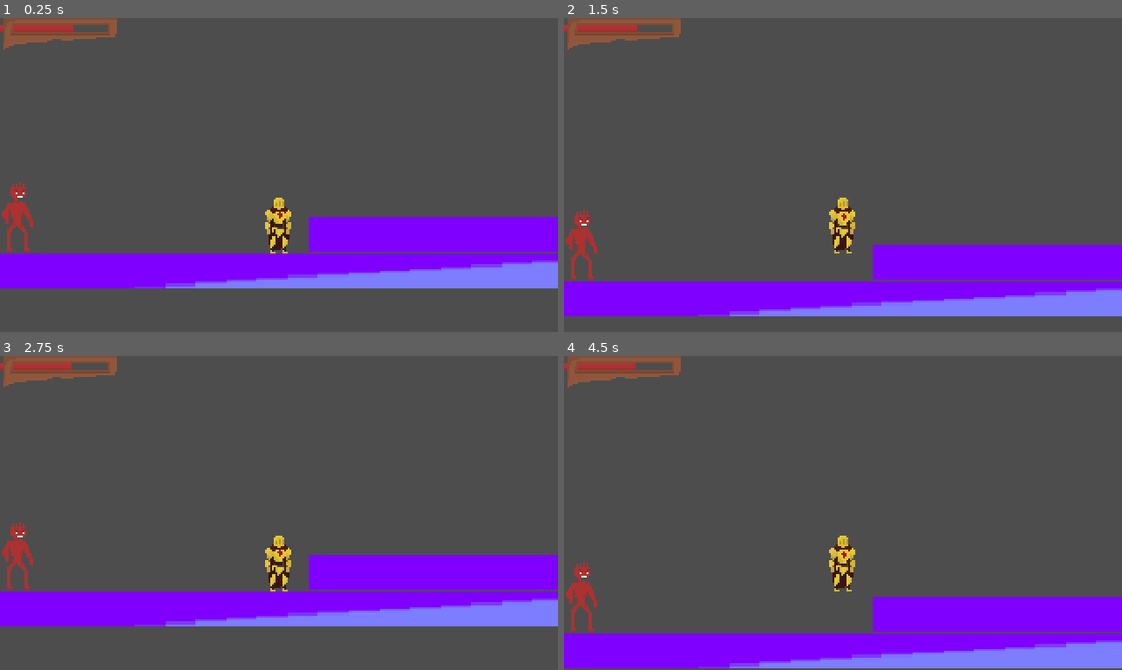
Above: before the commit, frames 1-4 (two rows, left to right).
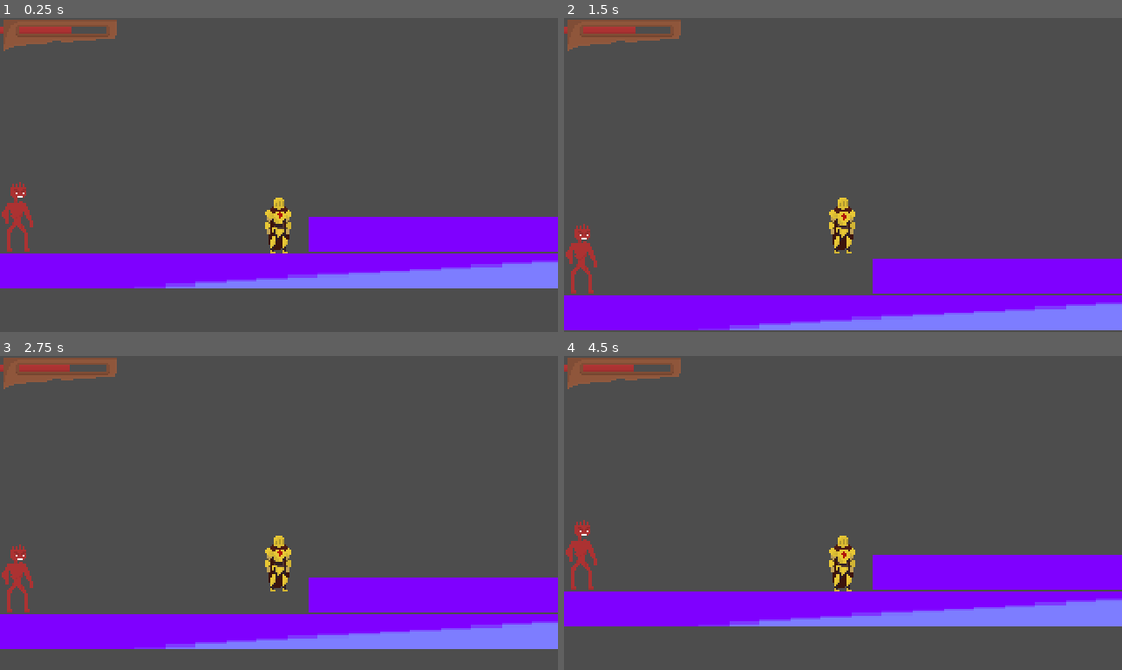
Above: after the commit, the same moments.

Repository: AyeAreEm/ostracised
Game: Godot game, scene res://scenes/node_2d.tscn
Two runs of this game, one before a commit and one after it. Both use one fixed random seed, a clock stepped at 60 frames per second and the inputs below.
Inputs:
- Up to frame 1 (0.25 s): no input
- Up to frame 2 (1.5 s): tap Enter (ui_accept) at 0.5 s; hold Enter (ui_accept) 0.53-1.28 s; hold Right (ui_right, bound only after the commit) from 0.53 s (still down); tap Space (jump, bound only after the commit) at 0.77, 0.8, 1.07, 1.35 s
- Up to frame 3 (2.75 s): tap Space (jump, bound only after the commit) at 1.52, 1.82, 2.3 s; tap Enter (ui_accept) at 1.55 s; release Right (ui_right, bound only after the commit) at 2.03 s; hold Left (ui_left, bound only after the commit) from 2.03 s (still down); tap K (dev_take_damage) at 2.1 s
- Up to frame 4 (4.5 s): release Left (ui_left, bound only after the commit) at 2.78 s; hold Right (ui_right, bound only after the commit) 2.78-4.28 s; tap Shift (sprint) at 2.85 s; tap Space (jump, bound only after the commit) at 3.02, 3.32, 3.77, 3.8, 4.07 s; tap Enter (ui_accept) at 3.05, 4.35 s; hold Enter (ui_accept) 3.53-4.28 s; hold Left (ui_left, bound only after the commit) from 4.28 s (still down)

The runs differ from the first frame. In frame 1, 0.5% of the frame differs, in the area x 0-21%, y 0-11%; in frame 2, 13%; in frame 3, 19%; in frame 4, 28%, in the area x 0-100%, y 0-100%.

Commit message:
fix health bar when 0 hp, change input maps

Diff:
--- a/enemies/placeholder/Enemy_Placeholder.gd
+++ b/enemies/placeholder/Enemy_Placeholder.gd
@@ -5,4 +5,3 @@
 func _ready():
 	$EnemySprite/AnimationPlayer.play("enemy_idle")
 	player_stats.take_damage(20)
-	print("this is damage done: ", 20)
--- a/player/player.gd
+++ b/player/player.gd
@@ -20,7 +20,7 @@
 
 func handle_damage(damage):
 	print("this is the remaining health: ", player_stats.health)
-	$Camera2D/HealthBar.offset.x -= damage
+	$Camera2D/HealthBar.position.x -= damage
 
 func handle_death():
 	print("you died")
@@ -37,6 +37,10 @@
 	# THIS SHOULD BE REMOVED BEFORE FINAL BUILD
 	dev_testing()
 
+	# this quits the game, will change to be the menu
+	if Input.is_action_just_pressed("menu"):
+		get_tree().quit()
+
 	if Input.is_action_just_pressed("sprint") and is_on_floor():
 		CURRENT_SPEED = RUN_SPEED
 		handle_roll()
@@ -46,16 +50,12 @@
 	else:
 		CURRENT_SPEED = WALK_SPEED
 
-	# this quits the game, will change to be the menu
-	if Input.is_action_just_pressed("quit"):
-		get_tree().quit()
-
 	# Handle jump
-	if Input.is_action_just_pressed("ui_accept") and is_on_floor():
+	if Input.is_action_just_pressed("jump") and is_on_floor():
 		velocity.y = JUMP_VELOCITY
 
 	# -1 means left, 1 means right
-	var direction = Input.get_axis("ui_left", "ui_right")
+	var direction = Input.get_axis("left", "right")
 	if direction:
 		if direction == -1:
 			$AnimationSpriteSheet.flip_h = true
--- a/player/player.tscn
+++ b/player/player.tscn
@@ -3,8 +3,8 @@
 [ext_resource type="Script" path="res://player/player.gd" id="1_xcupb"]
 [ext_resource type="Texture2D" uid="uid://ca08bcbd7l61v" path="res://assets/kinsguard_player_roll_and_idle.png" id="2_k00mt"]
 [ext_resource type="Resource" uid="uid://e0jeabm8fv5e" path="res://player/player_stats.tres" id="2_t6gjy"]
-[ext_resource type="Texture2D" uid="uid://5l30g43e8ecm" path="res://assets/health border.png" id="4_bna6f"]
-[ext_resource type="Texture2D" uid="uid://b53pg4f61xkm5" path="res://assets/health bar.png" id="4_yt4wm"]
+[ext_resource type="Texture2D" uid="uid://bcar5u04lqvv6" path="res://assets/test_health_bar.png" id="4_c7xua"]
+[ext_resource type="Texture2D" uid="uid://c0f5n1vaik7gq" path="res://assets/test_health_border.png" id="5_woimo"]
 
 [sub_resource type="CapsuleShape2D" id="CapsuleShape2D_hcxbh"]
 
@@ -88,11 +88,11 @@
 position = Vector2(0, -30)
 
 [node name="HealthBar" type="Sprite2D" parent="CharacterBody2D/Camera2D"]
-position = Vector2(-126, -80)
-texture = ExtResource("4_yt4wm")
+position = Vector2(-117, -75)
+texture = ExtResource("4_c7xua")
 
 [node name="HealthBorder" type="Sprite2D" parent="CharacterBody2D/Camera2D"]
-position = Vector2(-126, -80)
-texture = ExtResource("4_bna6f")
+position = Vector2(-126, -79)
+texture = ExtResource("5_woimo")
 
 [connection signal="animation_finished" from="CharacterBody2D/AnimationSpriteSheet/AnimationPlayer" to="CharacterBody2D" method="_on_animation_player_animation_finished"]
--- a/project.godot
+++ b/project.godot
@@ -32,41 +32,42 @@
 
 ui_left={
 "deadzone": 0.5,
-"events": [Object(InputEventKey,"resource_local_to_scene":fa …(119 unchanged characters)… ressed":false,"pressed":false,"keycode":65,"physical_keycode":0,"key_label":0,"unicode":97,"echo":false,"script":null)
+"events": [Object(InputEventKey,"resource_local_to_scene":fa …(119 unchanged characters)… ressed":false,"pressed":false,"keycode":4194319,"physical_keycode":0,"key_label":0,"unicode":0,"echo":false,"script":null)
 , Object(InputEventJoypadButton,"resource_local_to_scene":false,"resource_name":"","device":0,"button_index":13,"pressure":0.0,"pressed":false,"script":null)
 , Object(InputEventJoypadMotion,"resource_local_to_scene":false,"resource_name":"","device":0,"axis":0,"axis_value":-1.0,"script":null)
 ]
 }
 ui_right={
 "deadzone": 0.5,
-"events": [Object(InputEventKey,"resource_local_to_scene":fa …(119 unchanged characters)… ressed":false,"pressed":false,"keycode":68,"physical_keycode":0,"key_label":0,"unicode":100,"echo":false,"script":null)
+"events": [Object(InputEventKey,"resource_local_to_scene":fa …(119 unchanged characters)… ressed":false,"pressed":false,"keycode":4194321,"physical_keycode":0,"key_label":0,"unicode":0,"echo":false,"script":null)
 , Object(InputEventJoypadButton,"resource_local_to_scene":false,"resource_name":"","device":0,"button_index":14,"pressure":0.0,"pressed":false,"script":null)
 , Object(InputEventJoypadMotion,"resource_local_to_scene":false,"resource_name":"","device":0,"axis":0,"axis_value":1.0,"script":null)
 ]
 }
 ui_up={
 "deadzone": 0.5,
-"events": [Object(InputEventKey,"resource_local_to_scene":fa …(119 unchanged characters)… ressed":false,"pressed":false,"keycode":87,"physical_keycode":0,"key_label":0,"unicode":119,"echo":false,"script":null)
+"events": [Object(InputEventKey,"resource_local_to_scene":fa …(119 unchanged characters)… ressed":false,"pressed":false,"keycode":4194320,"physical_keycode":0,"key_label":0,"unicode":0,"echo":false,"script":null)
 , Object(InputEventJoypadButton,"resource_local_to_scene":false,"resource_name":"","device":0,"button_index":11,"pressure":0.0,"pressed":false,"script":null)
 , Object(InputEventJoypadMotion,"resource_local_to_scene":false,"resource_name":"","device":0,"axis":1,"axis_value":-1.0,"script":null)
 ]
 }
 ui_down={
 "deadzone": 0.5,
-"events": [Object(InputEventKey,"resource_local_to_scene":fa …(119 unchanged characters)… ressed":false,"pressed":false,"keycode":83,"physical_keycode":0,"key_label":0,"unicode":115,"echo":false,"script":null)
+"events": [Object(InputEventKey,"resource_local_to_scene":fa …(119 unchanged characters)… ressed":false,"pressed":false,"keycode":4194322,"physical_keycode":0,"key_label":0,"unicode":0,"echo":false,"script":null)
 , Object(InputEventJoypadButton,"resource_local_to_scene":false,"resource_name":"","device":0,"button_index":12,"pressure":0.0,"pressed":false,"script":null)
 , Object(InputEventJoypadMotion,"resource_local_to_scene":false,"resource_name":"","device":0,"axis":1,"axis_value":1.0,"script":null)
 ]
 }
-quit={
+menu={
 "deadzone": 0.5,
 "events": [Object(InputEventKey,"resource_local_to_scene":false,"resource_name":"","device":-1,"window_id":0,"alt_press …(182 unchanged characters)…
+, Object(InputEventJoypadButton,"resource_local_to_scene":false,"resource_name":"","device":-1,"button_index":6,"pressure":0.0,"pressed":true,"script":null)
 ]
 }
 sprint={
 "deadzone": 0.5,
 "events": [Object(InputEventKey,"resource_local_to_scene":false,"resource_name":"","device":-1,"window_id":0,"alt_press …(182 unchanged characters)…
-, Object(InputEventJoypadButton,"resource_local_to_scene":false,"resource_name":"","device":-1,"button_index":7,"pressure":0.0,"pressed":false,"script":null)
+, Object(InputEventJoypadButton,"resource_local_to_scene":false,"resource_name":"","device":-1,"button_index":1,"pressure":0.0,"pressed":false,"script":null)
 ]
 }
 dev_take_damage={
@@ -74,6 +75,36 @@
 "events": [Object(InputEventKey,"resource_local_to_scene":false,"resource_name":"","device":-1,"window_id":0,"alt_pressed":false,"shift_pressed":false,"ctrl_pressed":false,"meta_pressed":false,"pressed":false,"keycode":0,"physical_keycode":75,"key_label":0,"unicode":107,"echo":false,"script":null)
 ]
 }
+left={
+"deadzone": 0.5,
+"events": [Object(InputEventKey,"resource_local_to_scene":false,"resource_name":"","device":-1,"window_id":0,"alt_pressed":false,"shift_pressed":false,"ctrl_pressed":false,"meta_pressed":false,"pressed":false,"keycode":0,"physical_keycode":65,"key_label":0,"unicode":97,"echo":false,"script":null)
+, Object(InputEventJoypadMotion,"resource_local_to_scene":false,"resource_name":"","device":-1,"axis":0,"axis_value":-1.0,"script":null)
+]
+}
+right={
+"deadzone": 0.5,
+"events": [Object(InputEventKey,"resource_local_to_scene":false,"resource_name":"","device":-1,"window_id":0,"alt_pressed":false,"shift_pressed":false,"ctrl_pressed":false,"meta_pressed":false,"pressed":false,"keycode":0,"physical_keycode":68,"key_label":0,"unicode":100,"echo":false,"script":null)
+, Object(InputEventJoypadMotion,"resource_local_to_scene":false,"resource_name":"","device":-1,"axis":0,"axis_value":1.0,"script":null)
+]
+}
+up={
+"deadzone": 0.5,
+"events": [Object(InputEventKey,"resource_local_to_scene":false,"resource_name":"","device":-1,"window_id":0,"alt_pressed":false,"shift_pressed":false,"ctrl_pressed":false,"meta_pressed":false,"pressed":false,"keycode":0,"physical_keycode":87,"key_label":0,"unicode":119,"echo":false,"script":null)
+, Object(InputEventJoypadMotion,"resource_local_to_scene":false,"resource_name":"","device":-1,"axis":1,"axis_value":-1.0,"script":null)
+]
+}
+down={
+"deadzone": 0.5,
+"events": [Object(InputEventKey,"resource_local_to_scene":false,"resource_name":"","device":-1,"window_id":0,"alt_pressed":false,"shift_pressed":false,"ctrl_pressed":false,"meta_pressed":false,"pressed":false,"keycode":0,"physical_keycode":83,"key_label":0,"unicode":115,"echo":false,"script":null)
+, Object(InputEventJoypadMotion,"resource_local_to_scene":false,"resource_name":"","device":-1,"axis":1,"axis_value":1.0,"script":null)
+]
+}
+jump={
+"deadzone": 0.5,
+"events": [Object(InputEventKey,"resource_local_to_scene":false,"resource_name":"","device":-1,"window_id":0,"alt_pressed":false,"shift_pressed":false,"ctrl_pressed":false,"meta_pressed":false,"pressed":false,"keycode":0,"physical_keycode":32,"key_label":0,"unicode":32,"echo":false,"script":null)
+, Object(InputEventJoypadButton,"resource_local_to_scene":false,"resource_name":"","device":-1,"button_index":0,"pressure":0.0,"pressed":true,"script":null)
+]
+}
 
 [rendering]
 
Binary file added: assets/test_health_bar.png
Not shown, added: assets/test_health_bar.png.import
Binary file added: assets/test_health_border.png
Not shown, added: assets/test_health_border.png.import
